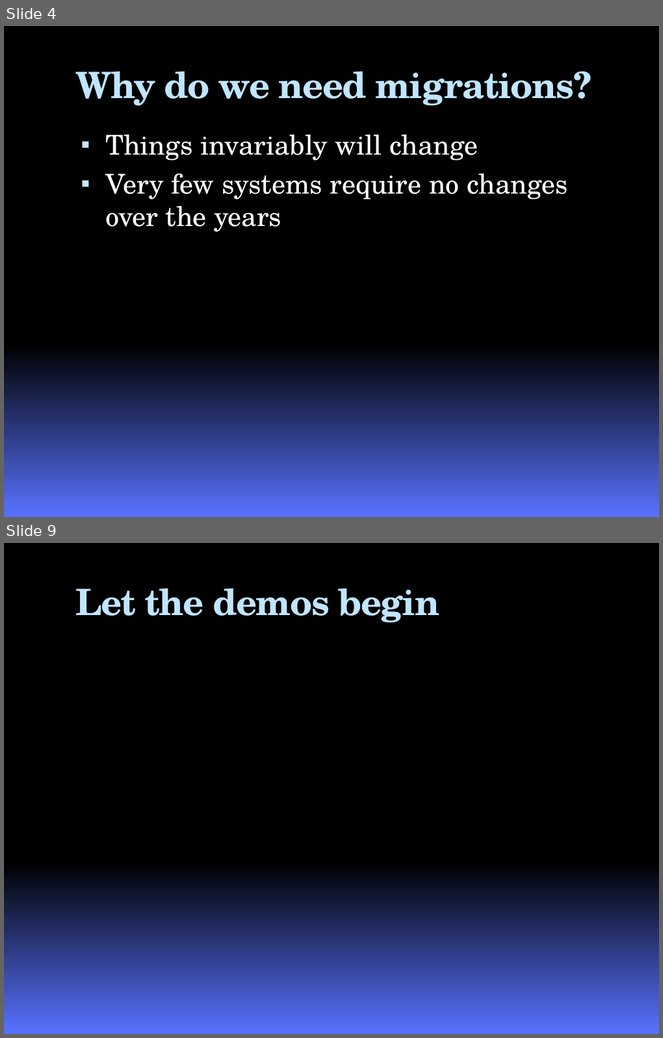
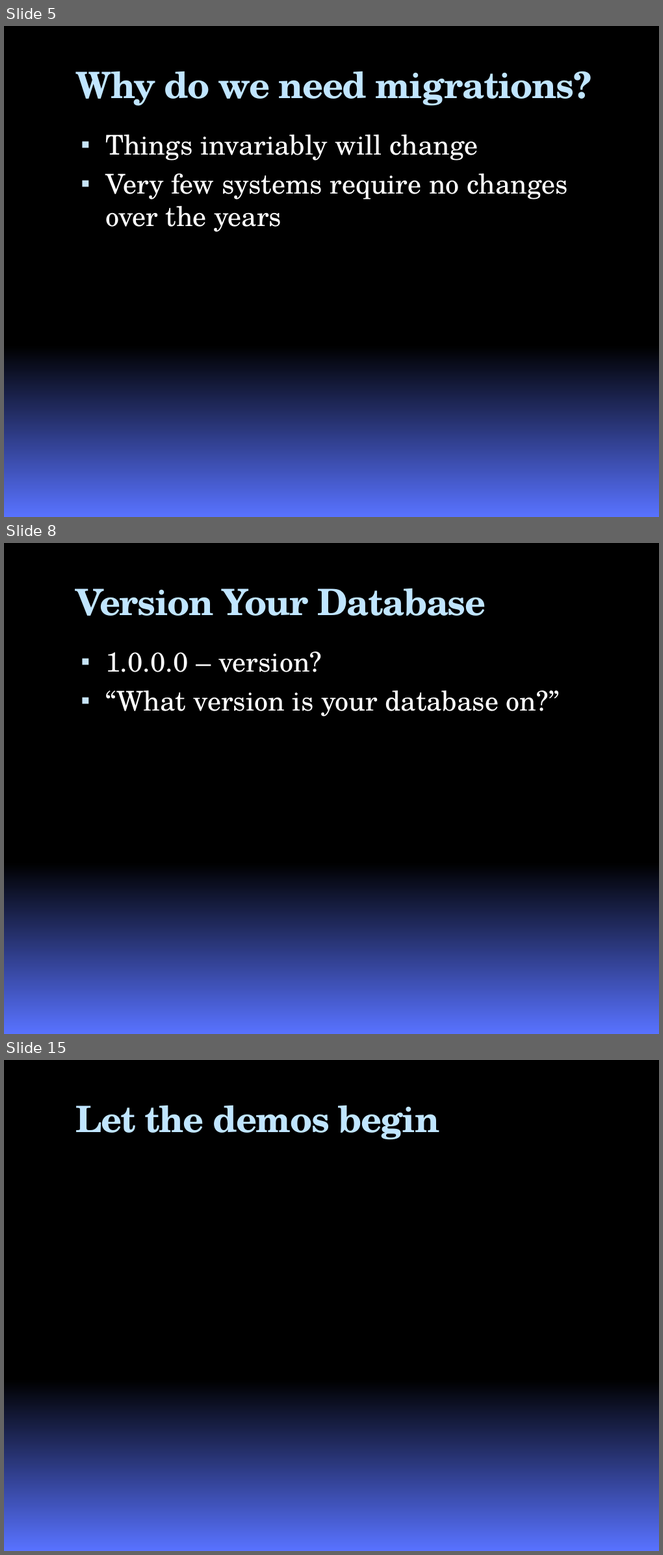
Before and after one commit to google-code-export/roundhouse, a slide deck: branches/nhibernate/docs/RoundhousEPresentation.pptx. Shown one above the other, each under a label of ours: slides 4 and 9 before the commit, slides 5, 8 and 15 after it; the slides between them are not shown. The pictures are 663x1038 and 663x1555 pixels, drawn with LibreOffice and Linux fonts; fonts in the diff are those of the drawing; background and template pictures are left out. Boxes give left, top, right and bottom in pixels: in the first picture for what was removed or moved away, otherwise in the second. Text is boxed around its words. In the diff, an @@ line names an element or a change of style, - is before the commit and + after.

```diff
--- a/branches/nhibernate/docs/RoundhousEPresentation.pptx
+++ b/branches/nhibernate/docs/RoundhousEPresentation.pptx
@@ slide 8 added at box(4, 543, 659, 1034), background gradient #000000 to #5972FF @@
@@ title added at box(76, 588, 486, 616), 40 pt, text #C0E5FF, bold @@
+Version Your Database
@@ text added at box(105, 652, 560, 717), 30 pt, text #FFFFFF @@
+▪ 1.0.0.0 – version?
+▪ “What version is your database on?”
@@ what was slide 4 is now slide 5 @@
@@ what was slide 9 is now slide 15 @@
```
Also in this commit, not shown: 2 slides changed, 8 other slides added, 3 slides removed, 44 other files.
